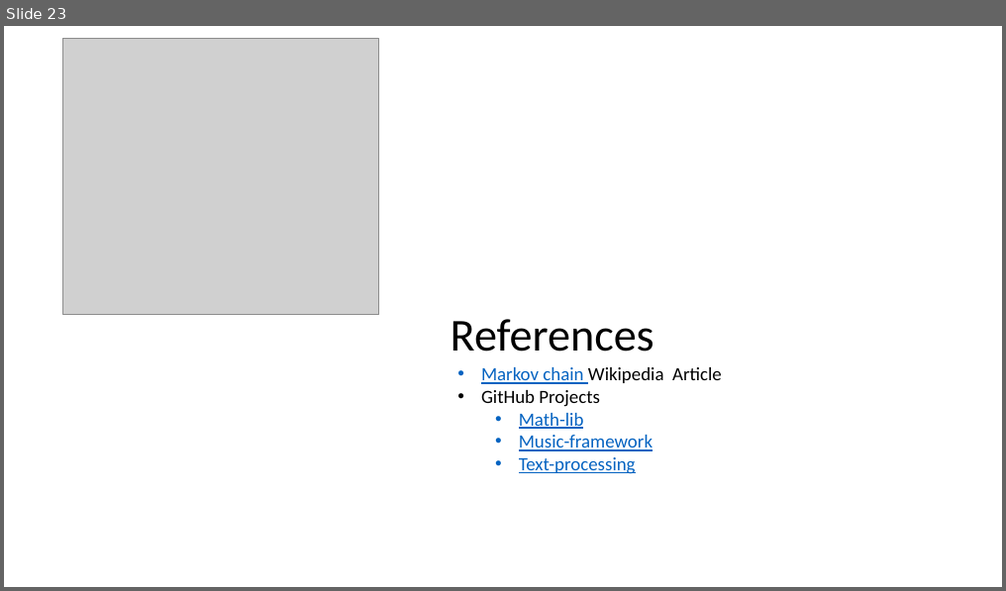
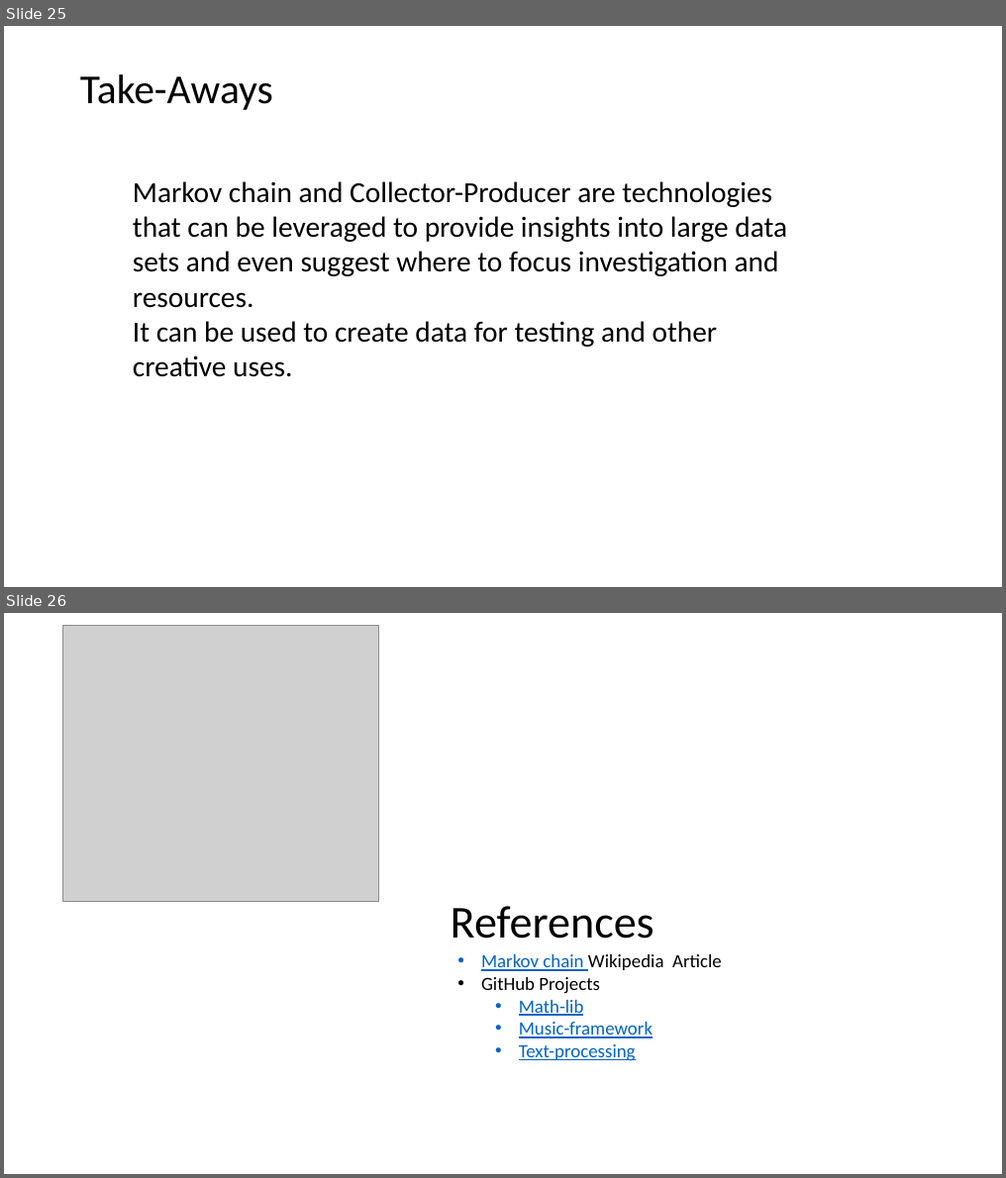
Before and after one commit to dwbzen/commonlib, a slide deck: doc/Markov Chain Lunch and Learn.pptx. Shown one above the other, each under a label of ours: slide 23 before the commit, slides 25 and 26 after it. The pictures are 1006x591 and 1006x1178 pixels, drawn with LibreOffice and Linux fonts; fonts in the diff are those of the drawing; grey boxes stand for pictures; background and template pictures are left out. Boxes give left, top, right and bottom in pixels: in the first picture for what was removed or moved away, otherwise in the second. Text is boxed around its words. In the diff, an @@ line names an element or a change of style, - is before the commit and + after.

```diff
--- a/doc/Markov Chain Lunch and Learn.pptx
+++ b/doc/Markov Chain Lunch and Learn.pptx
@@ slide 25 added at (4,26,1002,587), background picture (left out) @@
@@ title added at (80,75,273,110), 39.6 pt, text #000000 @@
+Take-Aways
@@ text added at (133,181,787,377), 28 pt, text #000000 @@
+Markov chain and Collector-Producer are technologies that can be leveraged to provide insights into large data sets and even suggest where to focus investigation and resources.
+It can be used to create data for testing and other creative uses.
@@ what was slide 23 is now slide 26 @@
```
Also in this commit, not shown: 7 slides changed, 3 other slides added, 1 slide removed, 1 other file.
